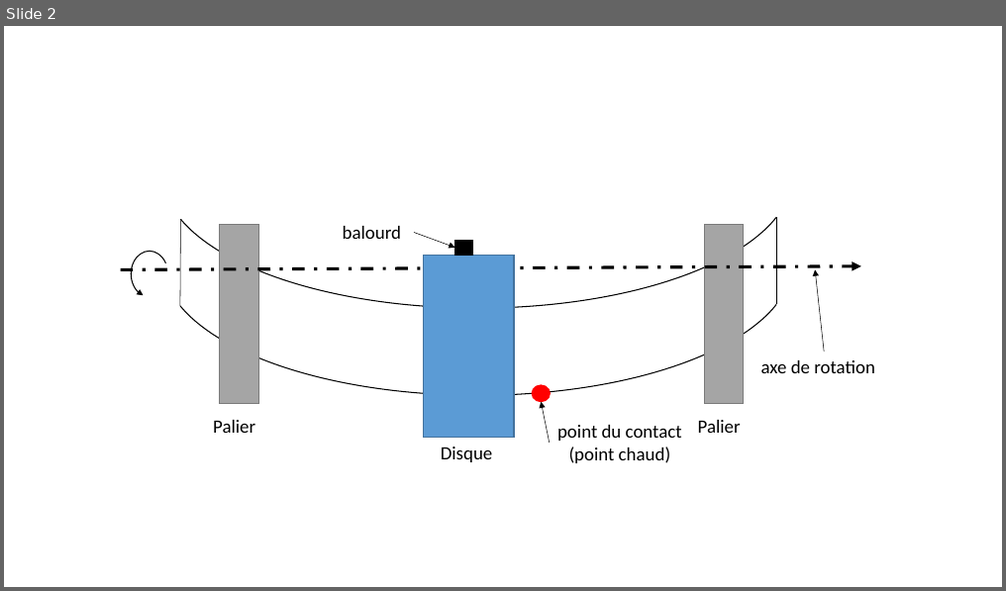
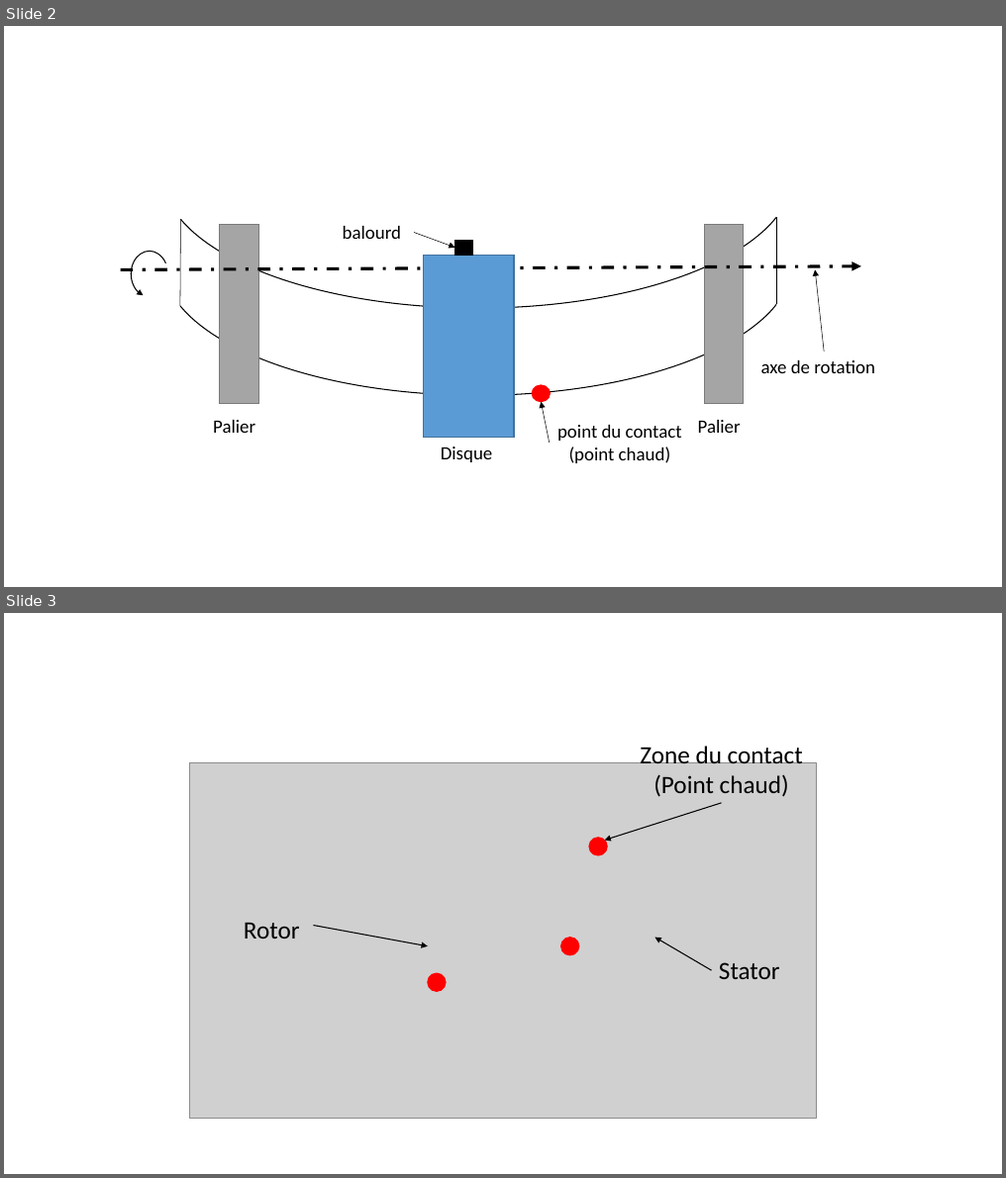
Before and after one commit to SilunZ/TheseME, a slide deck: CH.1 Introduction/Figures/rotor Newkirk.pptx. Shown one above the other, each under a label of ours: slide 2 before the commit, slides 2 and 3 after it. The pictures are 1006x591 and 1006x1178 pixels, drawn with LibreOffice and Linux fonts; fonts in the diff are those of the drawing; grey boxes stand for pictures. Boxes give left, top, right and bottom in pixels: in the first picture for what was removed or moved away, otherwise in the second. Text is boxed around its words. In the diff, an @@ line names an element or a change of style, - is before the commit and + after.

```diff
--- a/CH.1 Introduction/Figures/rotor Newkirk.pptx
+++ b/CH.1 Introduction/Figures/rotor Newkirk.pptx
@@ slide 3 added at bbox=[4, 613, 1002, 1174], background #FFFFFF @@
@@ picture added at bbox=[190, 762, 817, 1119] @@
@@ group added at bbox=[244, 746, 803, 992]: 3 ellipses, 3 arrows, 3 texts @@
+Zone du contact (Point chaud)
+Rotor
+Stator
```
Also in this commit, not shown: 8 other files.
